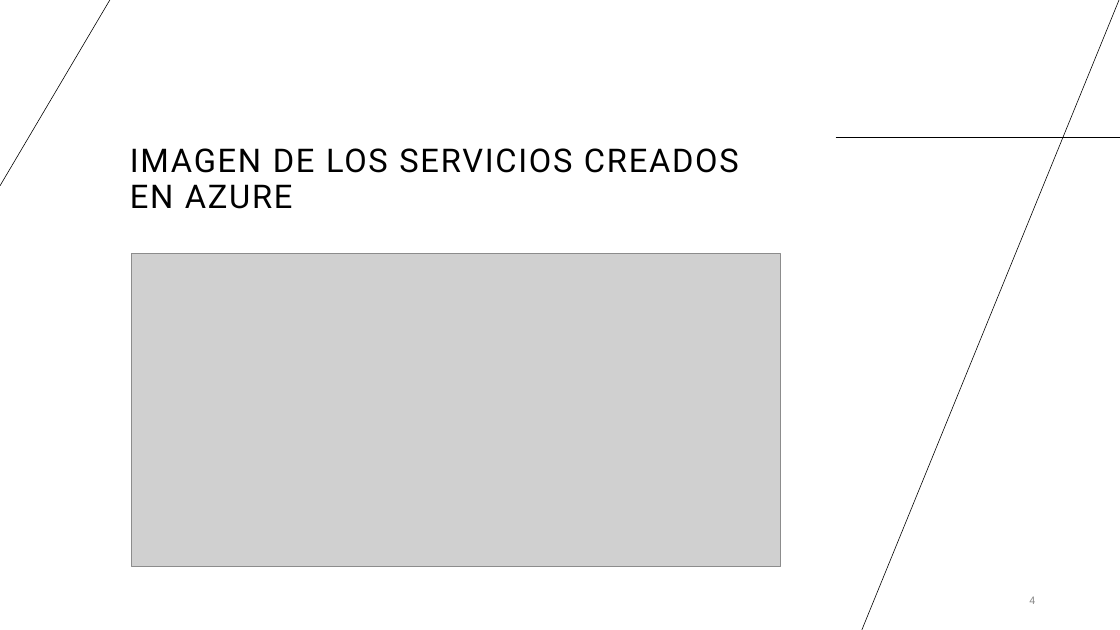
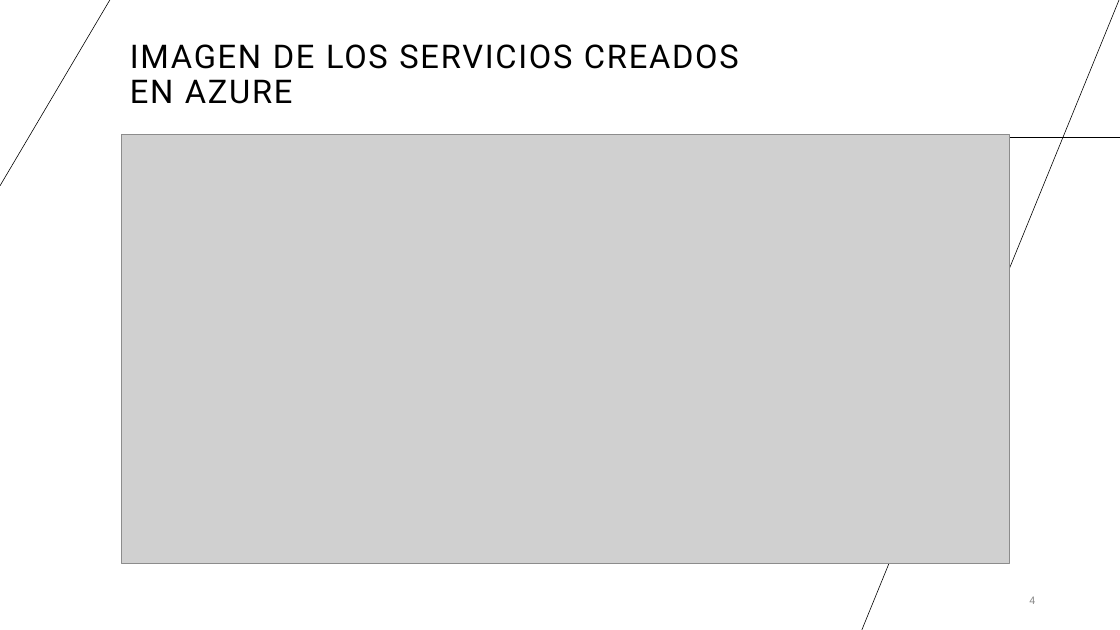
Before and after one commit to XavierJ4/COMP4260, a slide deck: slide 4 of FinalProject-Cloud.pptx. Drawn at 1120x630 pixels with LibreOffice and Linux fonts; fonts in the diff are those of the drawing; grey boxes stand for pictures. Boxes give left, top, right and bottom in pixels: in the first picture for what was removed or moved away, otherwise in the second. Text is boxed around its words. In the diff, an @@ line names an element or a change of style, - is before the commit and + after.

```diff
--- a/FinalProject-Cloud.pptx
+++ b/FinalProject-Cloud.pptx
@@ title "IMAGEN DE LOS SERVICIOS CREADOS ..." moved from (x1=130, y1=148, x2=739, y2=209) to (x1=130, y1=44, x2=739, y2=104) @@
@@ picture resized from (x1=132, y1=254, x2=781, y2=567) to (x1=122, y1=135, x2=1010, y2=564) @@
```
Also in this commit, not shown: 2 other slides changed, 4 slides added.
